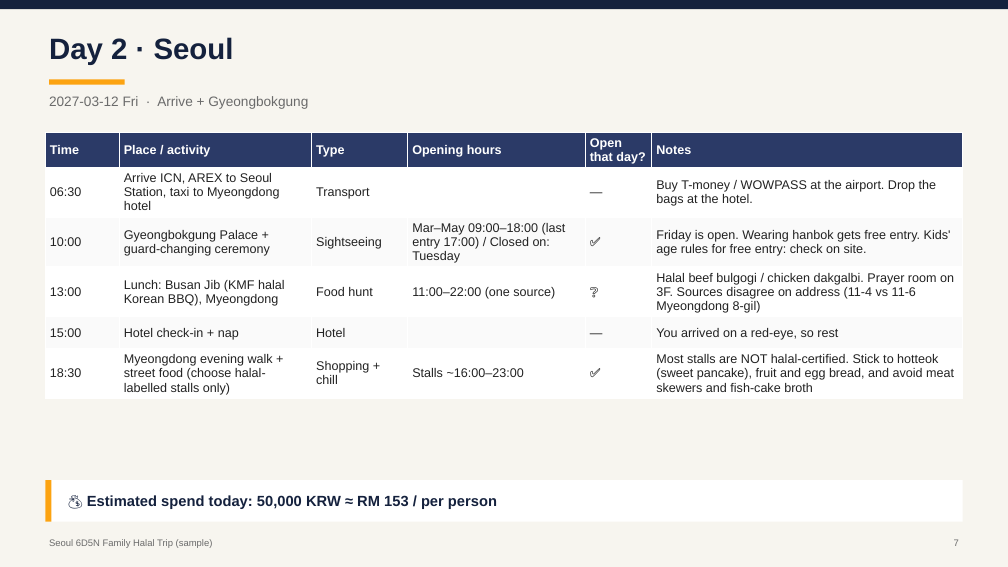
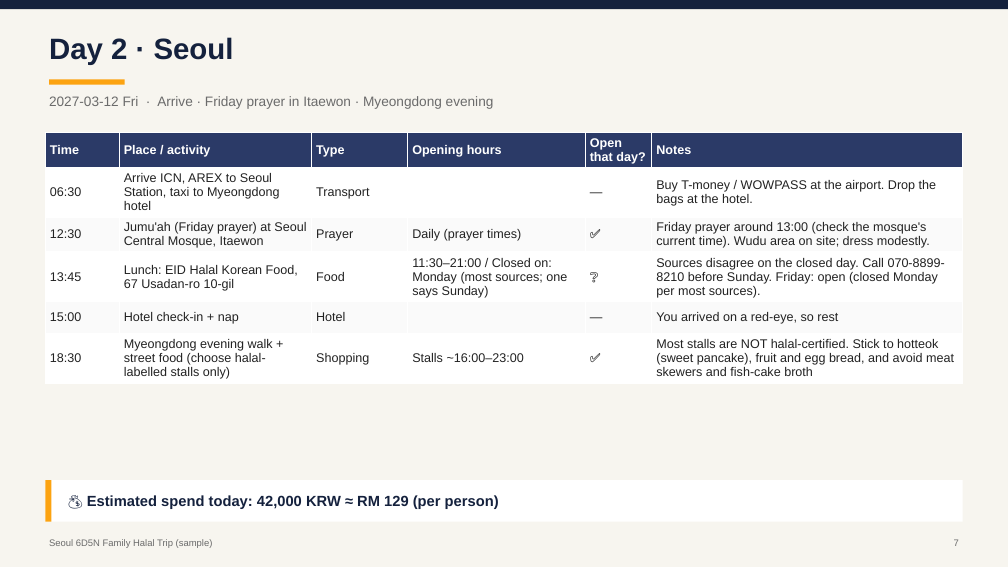
Before and after one commit to willietengg/malaysian-travel, a slide deck: slide 7 of examples/Seoul-6D-family-halal-sample.pptx. Drawn at 1008x567 pixels with LibreOffice and Linux fonts; fonts in the diff are those of the drawing. Boxes give left, top, right and bottom in pixels: in the first picture for what was removed or moved away, otherwise in the second. Text is boxed around its words. In the diff, an @@ line names an element or a change of style, - is before the commit and + after.

```diff
--- a/examples/Seoul-6D-family-halal-sample.pptx
+++ b/examples/Seoul-6D-family-halal-sample.pptx
@@ text at (x1=49, y1=96, x2=494, y2=109): text changed @@
-2027-03-12 Fri · Arrive + Gyeongbokgung
+2027-03-12 Fri · Arrive · Friday prayer in Itaewon · Myeongdong evening
@@ table at (x1=45, y1=132, x2=963, y2=383) @@
-row 3: 10:00 | Gyeongbokgung Palace + guard-changing ceremony | Sightseeing | Mar–May 09:00–18:00 (last entry 17:00) / Closed on: Tuesday | ✅ | Friday is open. Wearing hanbok gets free entry. Kids' age rules for free entry: check on site.
+row 3: 12:30 | Jumu'ah (Friday prayer) at Seoul Central Mosque, Itaewon | Prayer | Daily (prayer times) | ✅ | Friday prayer around 13:00 (check the mosque's current time). Wudu area on site; dress modestly.
-row 4: 13:00 | Lunch: Busan Jib (KMF halal Korean BBQ), Myeongdong | Food hunt | 11:00–22:00 (one source) | ❔ | Halal beef bulgogi / chicken dakgalbi. Prayer room on 3F. Sources disagree on address (11-4 vs 11-6 Myeongdong 8-gil)
+row 4: 13:45 | Lunch: EID Halal Korean Food, 67 Usadan-ro 10-gil | Food | 11:30–21:00 / Closed on: Monday (most sources; one says Sunday) | ❔ | Sources disagree on the closed day. Call 070-8899-8210 before Sunday. Friday: open (closed Monday per most sources).
-row 6, column 3: Shopping + chill
+row 6, column 3: Shopping
@@ text at (x1=87, y1=495, x2=499, y2=509): text changed @@
-💰 Estimated spend today: 50,000 KRW ≈ RM 153 / per person
+💰 Estimated spend today: 42,000 KRW ≈ RM 129 (per person)
```
Also in this commit, not shown: 13 other slides changed, 1 slide added, 1 slide removed, 24 other files.
